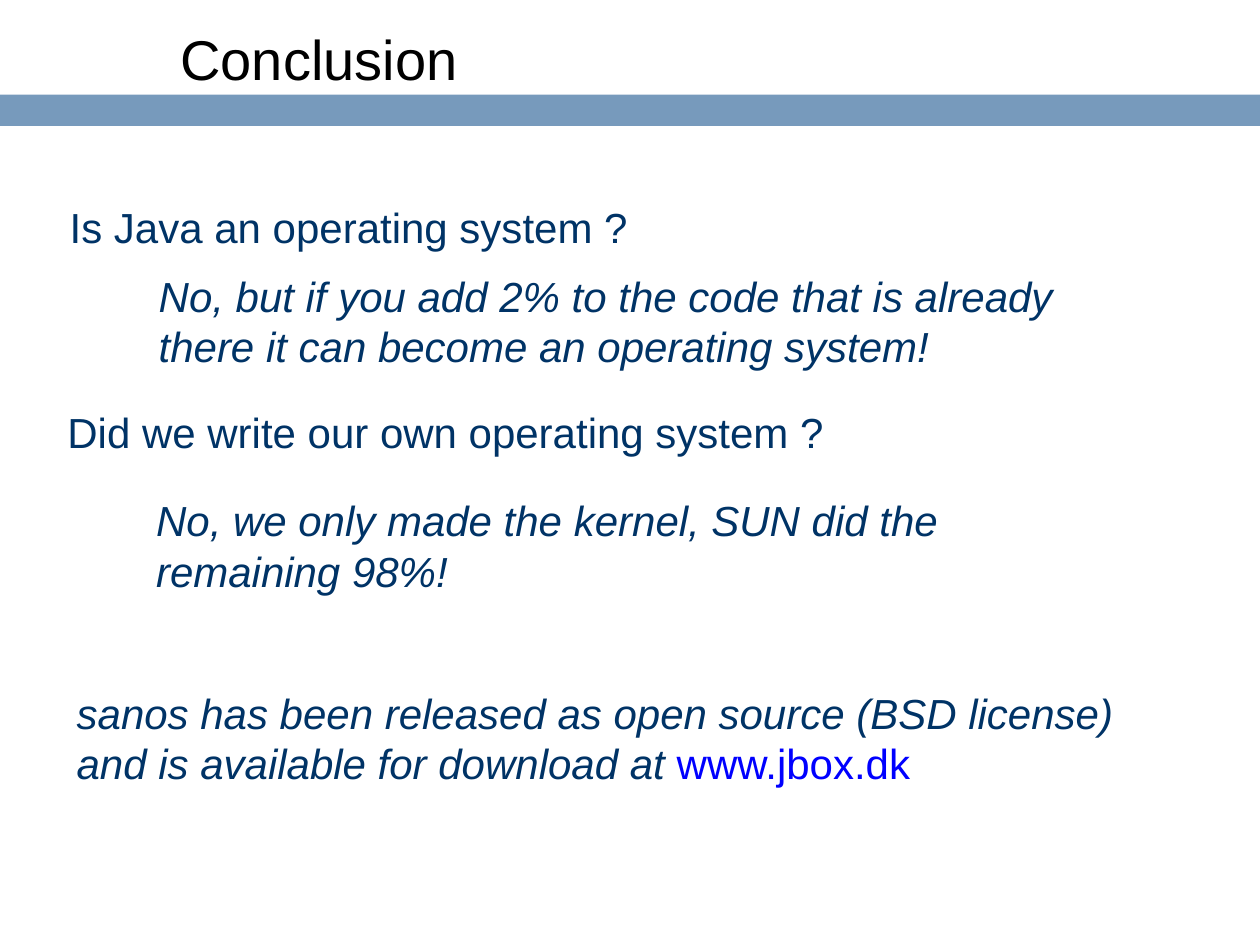
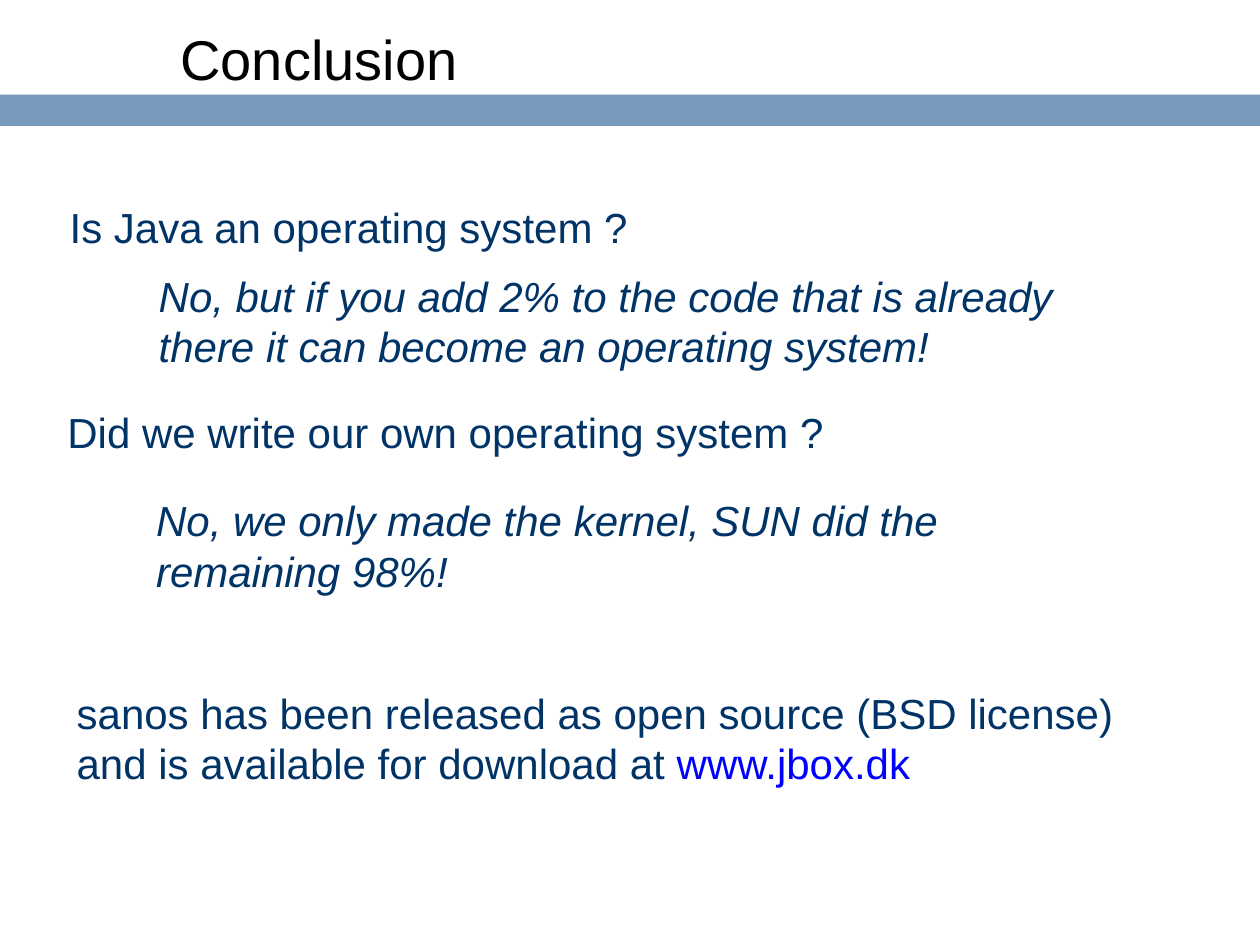
Before and after one commit to ringgaard/sanos, a slide deck: slide 25 of doc/jbox-jaoo.ppt. Drawn at 1260x945 pixels with LibreOffice and Linux fonts; fonts in the diff are those of the drawing; background and template pictures are left out. Boxes give left, top, right and bottom in pixels: in the first picture for what was removed or moved away, otherwise in the second. Text is boxed around its words. In the diff, an @@ line names an element or a change of style, - is before the commit and + after.

```diff
--- a/doc/jbox-jaoo.ppt
+++ b/doc/jbox-jaoo.ppt
@@ text "sanos has been released as ..." at box(77, 698, 1113, 788): italic off in "sanos has been released as open source ..." @@
```
Also in this commit, not shown: 1 other slide changed, 1 other file.
